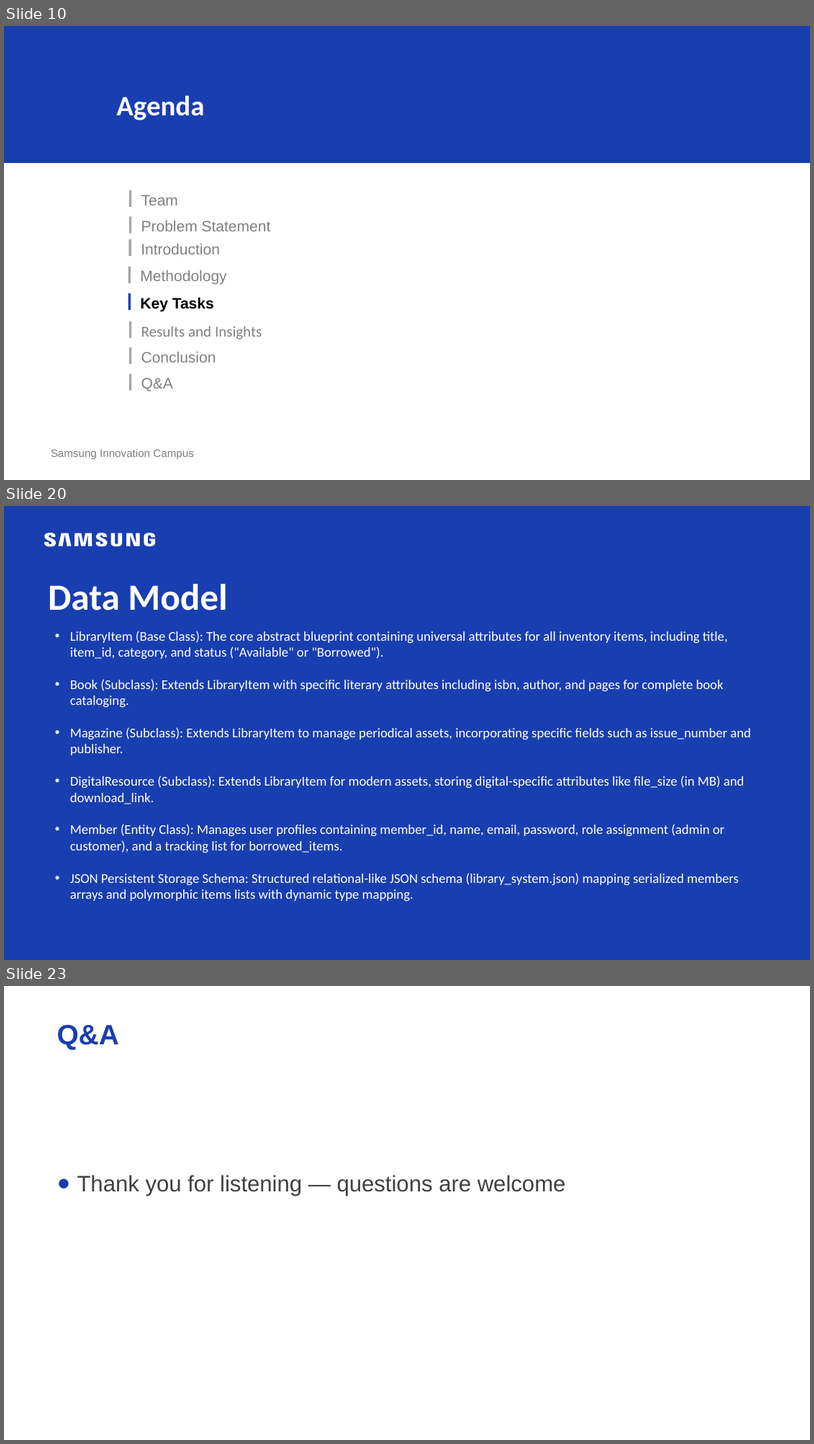
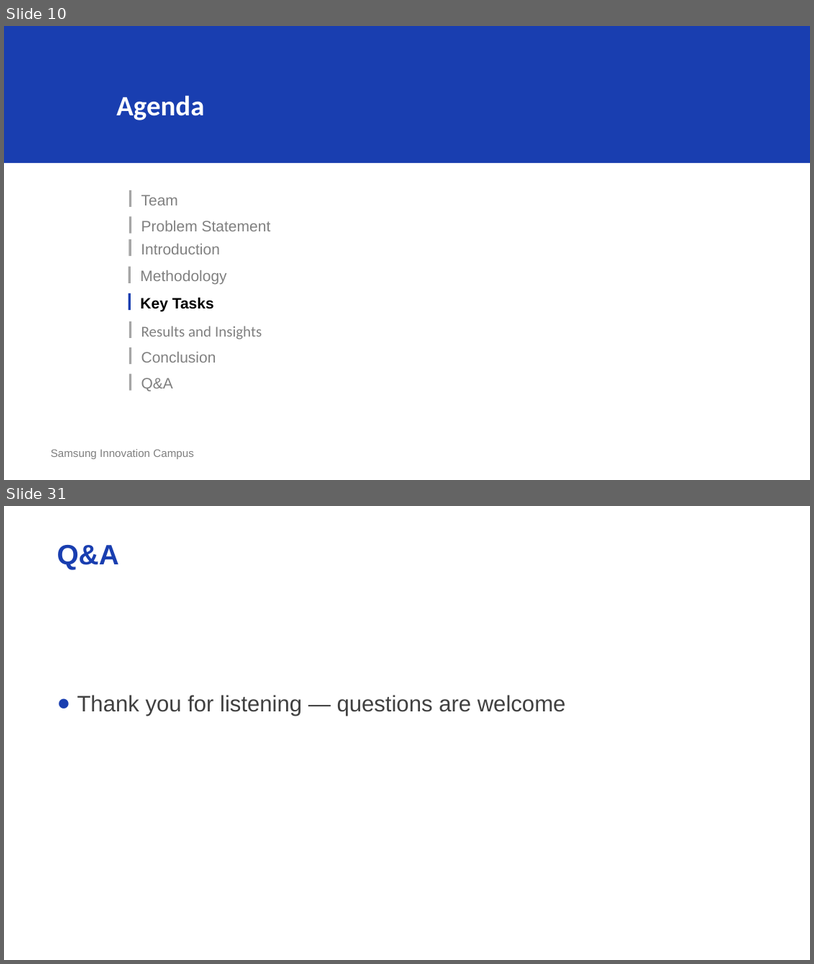
Before and after one commit to HabibaIbrahim6/ch6_project, a slide deck: Workshops_&_Learning_Events_Planner.pptx. Shown one above the other, each under a label of ours: slides 10, 20 and 23 before the commit, slides 10 and 31 after it; the slides between them are not shown. The pictures are 814x1444 and 814x964 pixels, drawn with LibreOffice and Linux fonts; fonts in the diff are those of the drawing; background and template pictures are left out. Boxes give left, top, right and bottom in pixels: in the first picture for what was removed or moved away, otherwise in the second. Text is boxed around its words. In the diff, an @@ line names an element or a change of style, - is before the commit and + after.

```diff
--- a/Workshops_&_Learning_Events_Planner.pptx
+++ b/Workshops_&_Learning_Events_Planner.pptx
@@ slide 20 removed at <box>4,506,810,960</box>, background #193EB0 @@
@@ freeform shape removed at <box>44,533,155,546</box> @@
@@ text removed at <box>48,584,227,610</box> @@
-Data Model
@@ text removed at <box>70,631,751,901</box> @@
-• LibraryItem (Base Class): The core abstract blueprint containing universal attributes for all inventory items, including title, item_id, category, and status ("Available" or "Borrowed").
-• Book (Subclass): Extends LibraryItem with specific literary attributes including isbn, author, and pages for complete book cataloging.
-• Magazine (Subclass): Extends LibraryItem to manage periodical assets, incorporating specific fields such as issue_number and publisher.
-• DigitalResource (Subclass): Extends LibraryItem for modern assets, storing digital-specific attributes like file_size (in MB) and download_link.
-• Member (Entity Class): Manages user profiles containing member_id, name, email, password, role assignment (admin or customer), and a tracking list for borrowed_items.
-• JSON Persistent Storage Schema: Structured relational-like JSON schema (library_system.json) mapping serialized members arrays and polymorphic items lists with dynamic type mapping.
@@ what was slide 23 is now slide 31 @@
```
Also in this commit, not shown: 4 slides changed, 19 slides added, 10 other slides removed.
